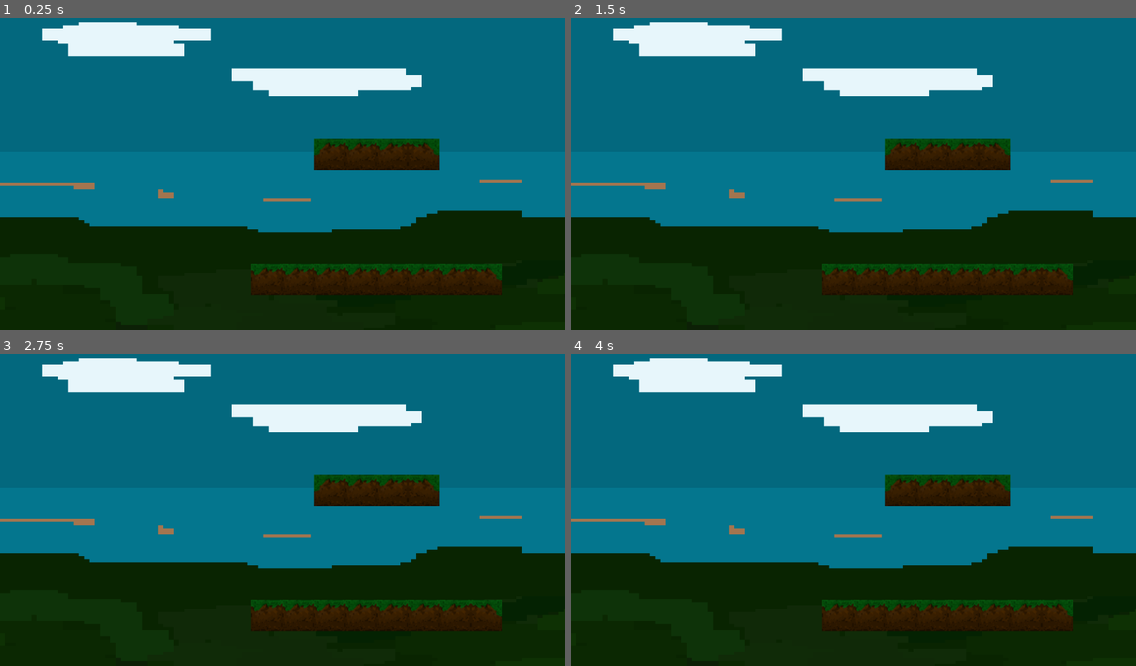
Above: before the commit, frames 1-4 (two rows, left to right).
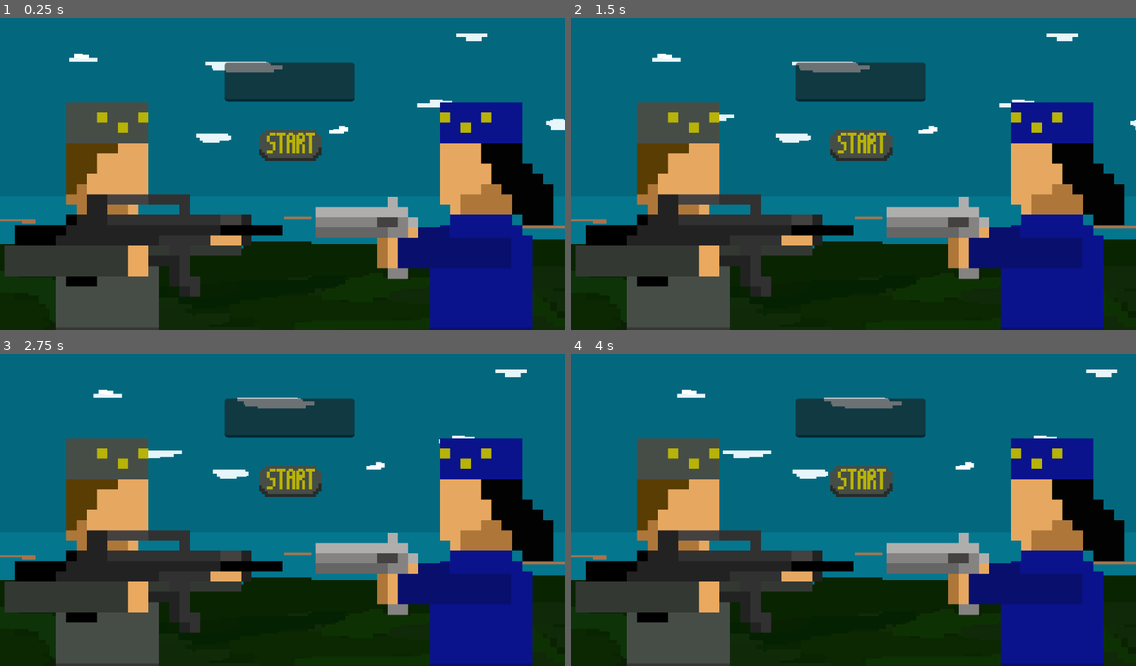
Above: after the commit, the same moments.

Repository: NevenIlincic/Commanders-Defense
Game: Godot game, scene res://Scenes/Main_Menu.tscn
Two runs of this game, one before a commit and one after it. Both use one fixed random seed, a clock stepped at 60 frames per second and the inputs below. Before the commit the project starts from res://Scenes/Test_Scene.tscn.
Inputs (mouse positions are in pixels of both pictures, inside the frame that each line leads up to):
- Up to frame 1 (0.25 s): no input
- Up to frame 2 (1.5 s): click (859, 145) at 0.52 s; move the mouse to (977, 155) at 1.27 s; press the mouse at (977, 155) at 1.28 s; hold D (right) from 1.28 s (still down)
- Up to frame 3 (2.75 s): tap W (jump) at 1.52, 2.27 s; move the mouse to (169, 522) at 2.02 s; release D (right) at 2.03 s; release the mouse at (169, 522) at 2.03 s; hold A (left) from 2.03 s (still down); tap E (switch_next) at 2.1 s
- Up to frame 4 (4 s): move the mouse to (910, 438) at 2.77 s; release A (left) at 2.78 s; hold D (right) from 2.78 s (still down); tap Q (switch_previous) at 2.85 s; move the mouse to (825, 572) at 3.52 s; click (825, 572) at 3.6 s; tap W (jump) at 3.77 s

The runs differ from the first frame. In frame 1, 47% of the frame differs, in the area x 0-100%, y 1-100%; in frame 2, 46%; in frame 3, 46%; in frame 4, 46%.

Commit message:
[ADD] Main Menu design

Diff:
--- /dev/null
+++ b/Godot/Scenes/Main_Menu.tscn
@@ -0,0 +1,169 @@
+[gd_scene load_steps=16 format=3 uid="uid://dlxep4ehx5vew"]
+
+[ext_resource type="Texture2D" uid="uid://upje04d3vqik" path="res://Sprites/main menu/background.png" id="1_00u4r"]
+[ext_resource type="Script" uid="uid://c4cp8o7gv5wfh" path="res://Scenes/main_menu.gd" id="1_s2uu6"]
+[ext_resource type="Texture2D" uid="uid://bl3100vm2q66x" path="res://Sprites/main menu/my_player.png" id="2_rmbjf"]
+[ext_resource type="Texture2D" uid="uid://bnytcapg5ef7w" path="res://Sprites/player/enemy_player/enemy_idle_sprites.png" id="3_00u4r"]
+[ext_resource type="Texture2D" uid="uid://cvio0m3ebu3bu" path="res://Sprites/player/enemy_player/enemy_player_pistol_hand.png" id="4_anlgx"]
+[ext_resource type="Texture2D" uid="uid://b4q2tp7squjas" path="res://Sprites/clouds/cloud_1.png" id="5_anlgx"]
+[ext_resource type="Texture2D" uid="uid://5vb702lpjo3f" path="res://Sprites/clouds/cloud_2.png" id="6_xvotp"]
+[ext_resource type="Texture2D" uid="uid://cg6up6a5nhqmf" path="res://Sprites/clouds/cloud_3.png" id="7_1edw4"]
+[ext_resource type="Texture2D" uid="uid://bl8ajoaui52fw" path="res://Sprites/clouds/cloud_4.png" id="8_vnflv"]
+[ext_resource type="Texture2D" uid="uid://bidl4l63sm6jv" path="res://Sprites/clouds/cloud_5.png" id="9_ymwpv"]
+[ext_resource type="Texture2D" uid="uid://c5bttg2buqkvl" path="res://Sprites/clouds/cloud_6.png" id="10_1o627"]
+[ext_resource type="Texture2D" uid="uid://c3llcgp3f8lvq" path="res://Sprites/clouds/cloud_7.png" id="11_2ey7y"]
+[ext_resource type="Texture2D" uid="uid://dmdf7fwkkede" path="res://Sprites/clouds/cloud_8.png" id="12_u8ev7"]
+[ext_resource type="Texture2D" uid="uid://cdbwkpang1rxc" path="res://Sprites/main menu/my_player_sprites-1.png (2).png" id="14_s2uu6"]
+[ext_resource type="Texture2D" uid="uid://d3s3mykf268dj" path="res://Sprites/main menu/hovered.png" id="15_cebuy"]
+
+[node name="MainMenu" type="Node2D"]
+script = ExtResource("1_s2uu6")
+
+[node name="Parallax2D" type="Parallax2D" parent="."]
+z_index = -2
+autoscroll = Vector2(30, 0)
+repeat_times = 10
+
+[node name="Background_Sprite" type="Sprite2D" parent="Parallax2D"]
+texture_filter = 1
+texture_repeat = 1
+position = Vector2(328, 192)
+scale = Vector2(3.475, 2.3)
+texture = ExtResource("1_00u4r")
+
+[node name="My_Player" type="Sprite2D" parent="."]
+texture_filter = 1
+texture_repeat = 1
+position = Vector2(120, 248)
+scale = Vector2(10.5, 10.5)
+texture = ExtResource("2_rmbjf")
+
+[node name="Other_Player_Body" type="Sprite2D" parent="."]
+
+[node name="Node2D" type="Node2D" parent="."]
+position = Vector2(-56, -80)
+
+[node name="EnemyIdleSprites" type="Sprite2D" parent="Node2D"]
+texture_filter = 1
+texture_repeat = 1
+position = Vector2(536, 328)
+scale = Vector2(10.5, 10.5)
+texture = ExtResource("3_00u4r")
+flip_h = true
+hframes = 2
+
+[node name="EnemyPlayerPistolHand" type="Sprite2D" parent="Node2D"]
+texture_filter = 1
+texture_repeat = 1
+position = Vector2(472, 320)
+scale = Vector2(10.5, 10.5)
+texture = ExtResource("4_anlgx")
+flip_h = true
+
+[node name="Cloud_1" type="Parallax2D" parent="."]
+z_index = -1
+scroll_offset = Vector2(200, 136)
+repeat_size = Vector2(700, 0)
+autoscroll = Vector2(10, 0)
+ignore_camera_scroll = true
+
+[node name="Cloud_1_Sprite" type="Sprite2D" parent="Cloud_1"]
+texture_filter = 1
+texture_repeat = 1
+texture = ExtResource("5_anlgx")
+
+[node name="Cloud_2" type="Parallax2D" parent="."]
+z_index = -1
+texture_filter = 1
+texture_repeat = 1
+scroll_offset = Vector2(224, 176)
+repeat_size = Vector2(700, 0)
+autoscroll = Vector2(15, 0)
+ignore_camera_scroll = true
+
+[node name="Cloud_2_Sprite" type="Sprite2D" parent="Cloud_2"]
+texture_filter = 1
+texture_repeat = 1
+texture = ExtResource("6_xvotp")
+
+[node name="Cloud_3" type="Parallax2D" parent="."]
+z_index = -1
+scroll_offset = Vector2(248, 128)
+repeat_size = Vector2(700, 0)
+autoscroll = Vector2(13, 0)
+
+[node name="Cloud_3_Sprite" type="Sprite2D" parent="Cloud_3"]
+texture_filter = 1
+texture_repeat = 1
+texture = ExtResource("7_1edw4")
+
+[node name="Cloud_4" type="Parallax2D" parent="."]
+z_index = -1
+scroll_offset = Vector2(256, 152)
+repeat_size = Vector2(700, 0)
+autoscroll = Vector2(7, 0)
+
+[node name="Cloud_4_Sprite" type="Sprite2D" parent="Cloud_4"]
+texture_filter = 1
+texture_repeat = 1
+texture = ExtResource("8_vnflv")
+
+[node name="Cloud_5" type="Parallax2D" parent="."]
+z_index = -1
+scroll_offset = Vector2(320, 152)
+repeat_size = Vector2(700, 0)
+autoscroll = Vector2(15, 0)
+
+[node name="Cloud_5_Sprite" type="Sprite2D" parent="Cloud_5"]
+texture_filter = 1
+texture_repeat = 1
+texture = ExtResource("9_ymwpv")
+
+[node name="Cloud_6" type="Parallax2D" parent="."]
+z_index = -1
+scroll_offset = Vector2(352, 128)
+repeat_size = Vector2(700, 0)
+autoscroll = Vector2(9, 0)
+
+[node name="Cloud_6_Sprite" type="Sprite2D" parent="Cloud_6"]
+texture_filter = 1
+texture_repeat = 1
+texture = ExtResource("10_1o627")
+
+[node name="Cloud_7" type="Parallax2D" parent="."]
+z_index = -1
+scroll_offset = Vector2(360, 112)
+repeat_size = Vector2(700, 0)
+autoscroll = Vector2(16, 0)
+
+[node name="Cloud_7_Sprite" type="Sprite2D" parent="Cloud_7"]
+texture_filter = 1
+texture_repeat = 1
+texture = ExtResource("11_2ey7y")
+
+[node name="Cloud_8" type="Parallax2D" parent="."]
+z_index = -1
+scroll_offset = Vector2(648, 152)
+repeat_size = Vector2(700, 0)
+autoscroll = Vector2(11, 0)
+
+[node name="Cloud_8_Sprite" type="Sprite2D" parent="Cloud_8"]
+texture_filter = 1
+texture_repeat = 1
+texture = ExtResource("12_u8ev7")
+
+[node name="TextureButton" type="TextureButton" parent="."]
+texture_filter = 1
+texture_repeat = 1
+offset_left = 264.0
+offset_top = 119.0
+offset_right = 328.0
+offset_bottom = 151.0
+texture_normal = ExtResource("14_s2uu6")
+texture_hover = ExtResource("15_cebuy")
+
+[node name="LineEdit" type="LineEdit" parent="."]
+offset_left = 229.0
+offset_top = 50.0
+offset_right = 361.5625
+offset_bottom = 90.0
--- /dev/null
+++ b/Godot/Scenes/main_menu.gd
@@ -0,0 +1,11 @@
+extends Node2D
+
+
+# Called when the node enters the scene tree for the first time.
+func _ready() -> void:
+	pass # Replace with function body.
+
+
+# Called every frame. 'delta' is the elapsed time since the previous frame.
+func _process(delta: float) -> void:
+	pass
--- a/Godot/project.godot
+++ b/Godot/project.godot
@@ -11,7 +11,7 @@
 [application]
 
 config/name="Commander's Defense"
-run/main_scene="uid://dukkchisoemyd"
+run/main_scene="uid://dlxep4ehx5vew"
 config/features=PackedStringArray("4.5", "GL Compatibility")
 config/icon="res://icon.svg"
 
Not shown, added: Godot/Scenes/main_menu.gd.uid
Binary file removed: Godot/Sprites/clouds/New Piskel-1.png (43).png
Binary file removed: Godot/Sprites/clouds/New Piskel-2.png (7).png
Binary file removed: Godot/Sprites/clouds/New Piskel-3.png (3).png
Binary file removed: Godot/Sprites/clouds/New Piskel-4.png (2).png
Binary file added: Godot/Sprites/clouds/background_2-2.png (2).png
Not shown, changed: Godot/Sprites/clouds/background_2-2.png (2).png.import
Binary file added: Godot/Sprites/clouds/button.png
Not shown, changed: Godot/Sprites/clouds/button.png.import
Binary file added: Godot/Sprites/clouds/cloud_1.png
Not shown, changed: Godot/Sprites/clouds/cloud_1.png.import
Binary file added: Godot/Sprites/clouds/cloud_2.png
(and 31 more such lines)
